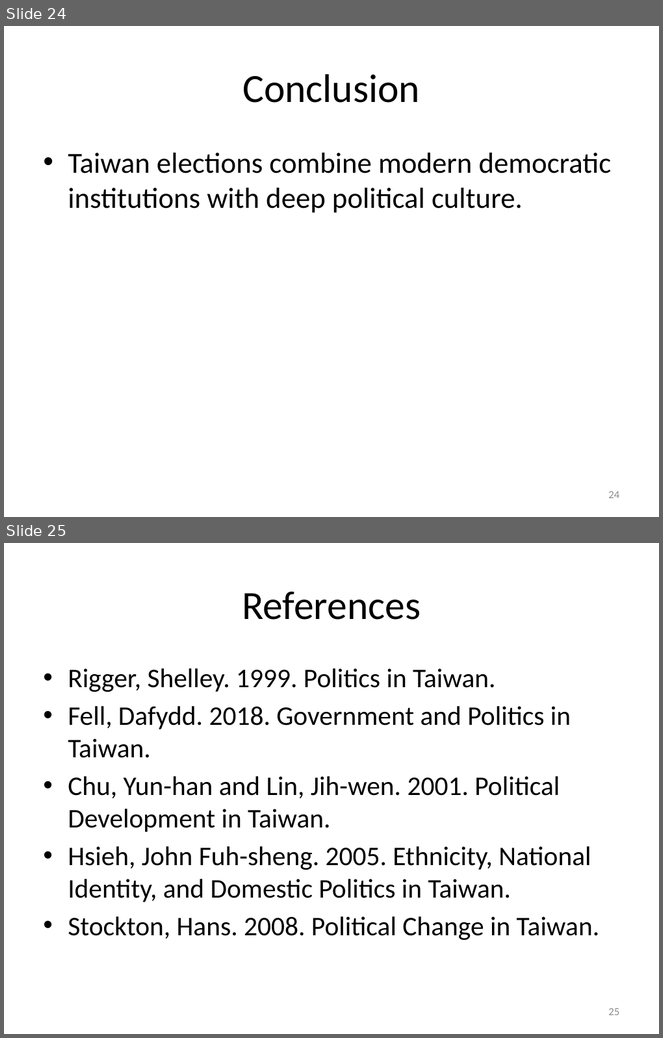
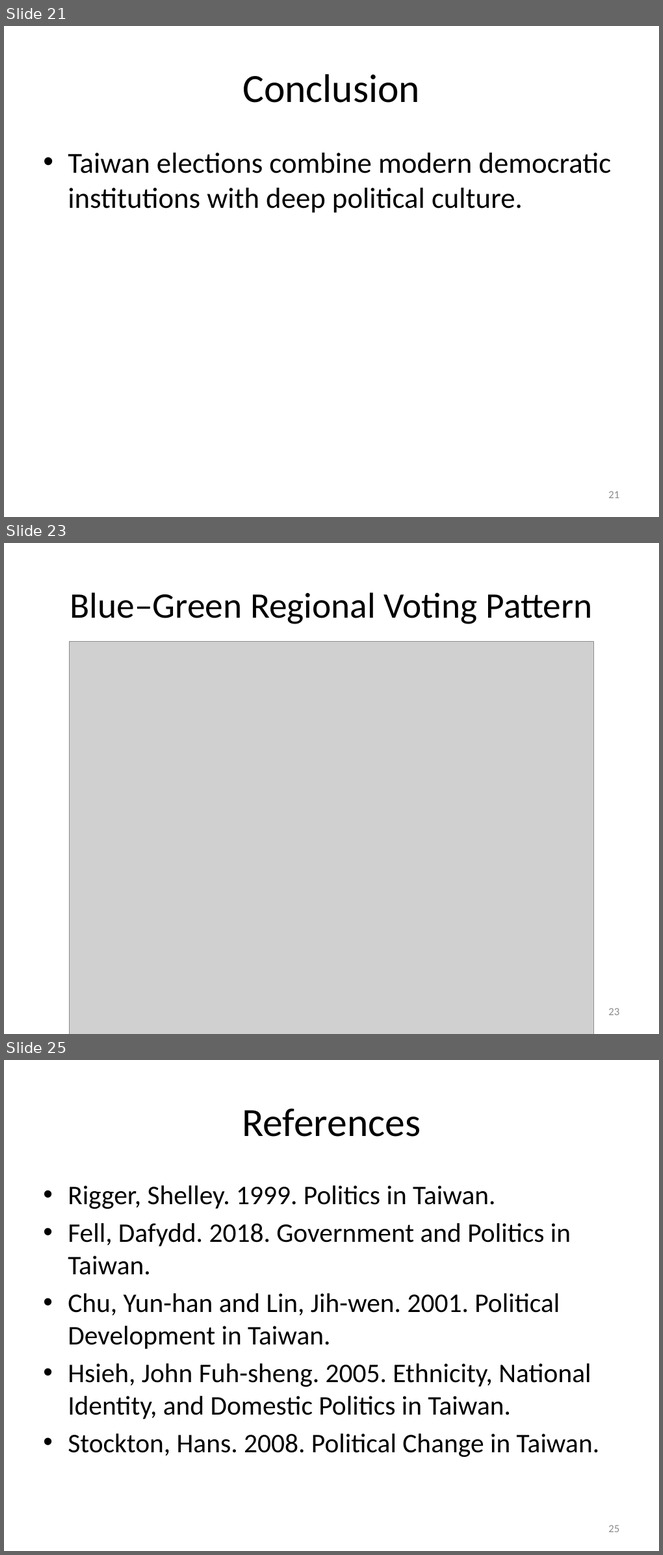
Before and after one commit to TsaiChiahung/ESC, a slide deck: 國發所演講/taiwan_elections_lecture.pptx. Shown one above the other, each under a label of ours: slides 24 and 25 before the commit, slides 21, 23 and 25 after it; the slides between them are not shown. The pictures are 663x1038 and 663x1555 pixels, drawn with LibreOffice and Linux fonts; fonts in the diff are those of the drawing; grey boxes stand for pictures. Boxes give left, top, right and bottom in pixels: in the first picture for what was removed or moved away, otherwise in the second. Text is boxed around its words. In the diff, an @@ line names an element or a change of style, - is before the commit and + after.

```diff
--- a/國發所演講/taiwan_elections_lecture.pptx
+++ b/國發所演講/taiwan_elections_lecture.pptx
@@ slide 23 added at (4,543,659,1034), background #FFFFFF @@
@@ title added at (70,592,593,624), 39.6 pt, text #000000 @@
+Blue–Green Regional Voting Pattern
@@ picture added at (70,641,594,1034) @@
@@ page number added at (608,1008,620,1016), 12 pt, text #8C8C8C @@
+23
@@ what was slide 24 is now slide 21 @@
@@ page number at (608,491,620,499): text changed @@
-24
+21
```
Also in this commit, not shown: 5 slides changed, 3 other slides added, 4 slides removed, 1 other file.
